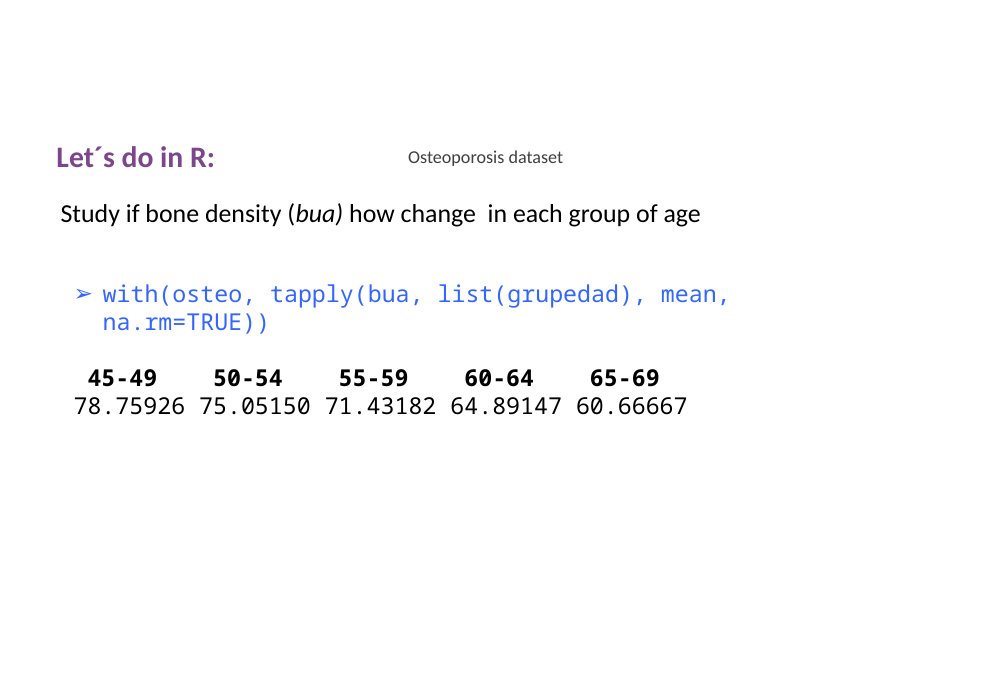
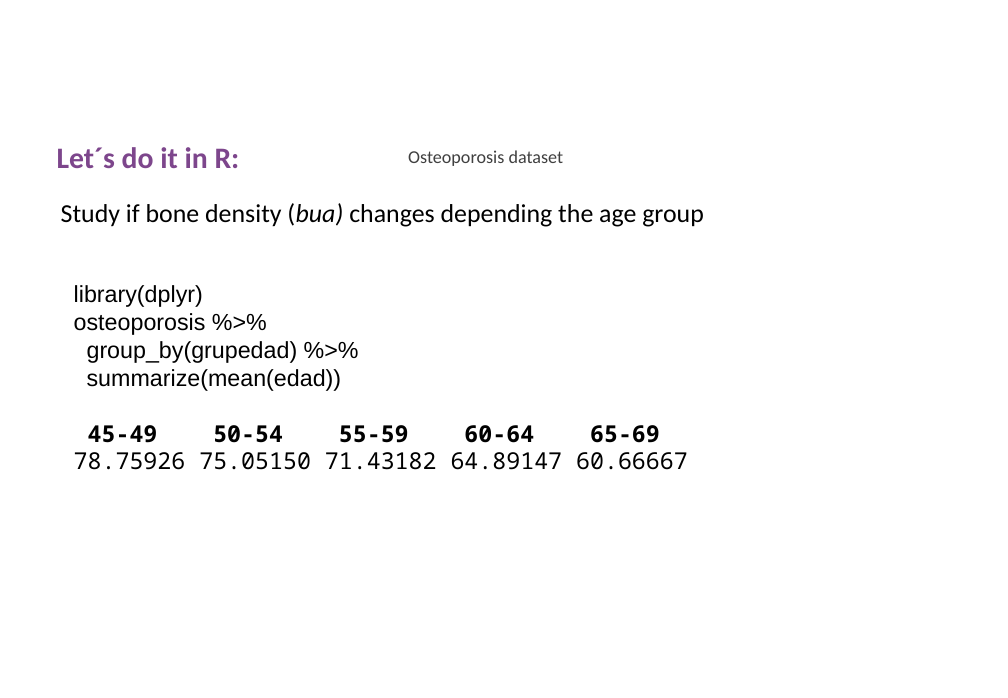
Before and after one commit to uebvhir/Course2020_Statistical-Analysis-with-R, a slide deck: slide 43 of Slides/StatisticsWithR-3-Exploratory_Analysis_II_And_Graphics.pptx. Drawn at 1008x698 pixels with LibreOffice and Linux fonts; fonts in the diff are those of the drawing; background and template pictures are left out. Boxes give left, top, right and bottom in pixels: in the first picture for what was removed or moved away, otherwise in the second. Text is boxed around its words. In the diff, an @@ line names an element or a change of style, - is before the commit and + after.

```diff
--- a/Slides/StatisticsWithR-3-Exploratory_Analysis_II_And_Graphics.pptx
+++ b/Slides/StatisticsWithR-3-Exploratory_Analysis_II_And_Graphics.pptx
@@ text at bbox=[57, 147, 240, 168]: text changed @@
-Let´s do in R:
+Let´s do it in R:
@@ text at bbox=[61, 203, 704, 227]: text changed @@
-Study if bone density (bua) how change in each group of age
+Study if bone density (bua) changes depending the age group
@@ text at bbox=[74, 285, 342, 391]: text changed; font Noto Sans Mono to Arial; text colour #3366FF to #000000 @@
-➢ with(osteo, tapply(bua, list(grupedad), mean, na.rm=TRUE))
+library(dplyr)
+osteoporosis %>%
+group_by(grupedad) %>%
+summarize(mean(edad))
```
Also in this commit, not shown: 6 other slides changed, 14 other files.
